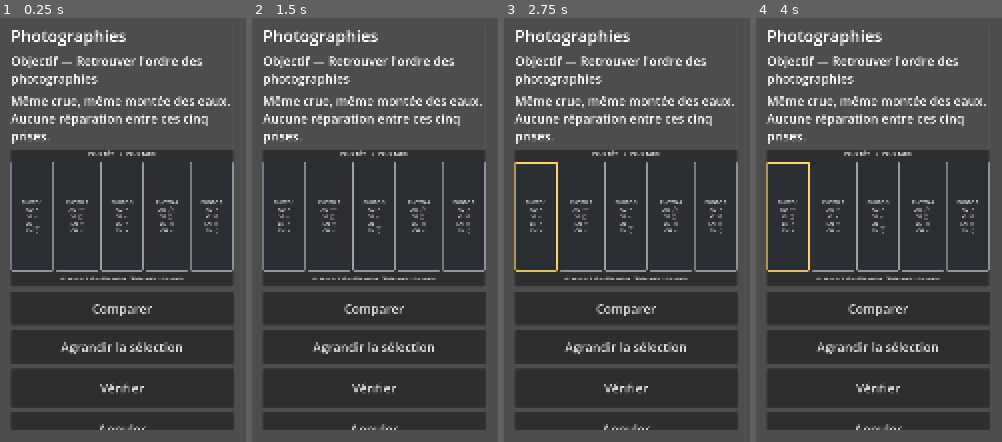
Above: before the commit, frames 1-4 (left to right).
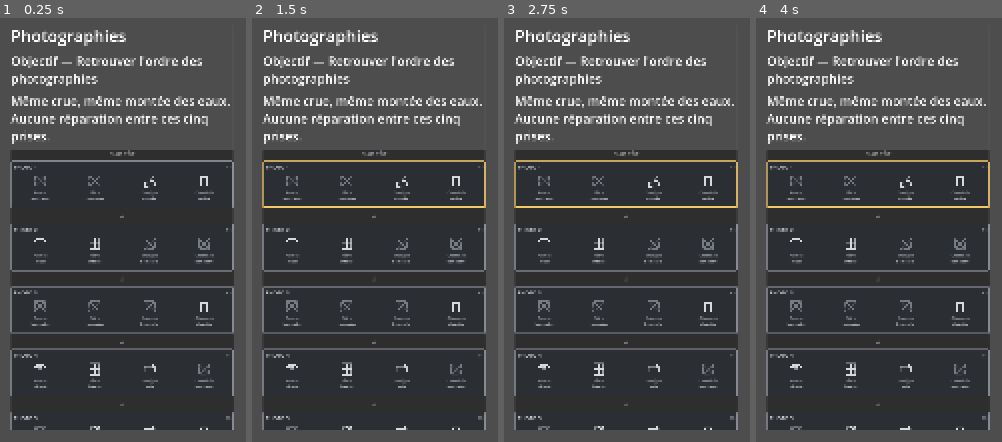
Above: after the commit, the same moments.

Repository: ln549283/project_4
Game: Godot game, scene res://scenes/puzzles/p02.tscn
Two runs of this game, one before a commit and one after it. Both use one fixed random seed, a clock stepped at 60 frames per second and the inputs below. This scene is started directly instead of the project's main scene.
Inputs (mouse positions are in pixels of both pictures, inside the frame that each line leads up to):
- Up to frame 1 (0.25 s): no input
- Up to frame 2 (1.5 s): click (283, 217) at 0.5 s, where only the run before the commit has a clickable "PHOTO 1 AU × VI × EN ▁ CH ▯"; click (375, 183) at 1.27 s
- Up to frame 3 (2.75 s): click (535, 217) at 2 s, where only the run before the commit has a clickable "PHOTO 1 AU × VI × EN × CH ⌁"
- Up to frame 4 (4 s): click (832, 217) at 2.75 s, where only the run before the commit has a clickable "PHOTO 2 AU ━━ VI □ EN × CH ×"; click (787, 217) at 3.5 s, where only the run before the commit has a clickable "PHOTO 1 AU ━━ VI □ EN × CH ×"

The runs differ from the first frame. In frame 1, 11% of the frame differs, in the area x 4-96%, y 31-98%; in frame 2, 12%; in frame 3, 12%; in frame 4, 12%.

Commit message:
Make P02 photo clues readable on mobile

Diff:
--- /dev/null
+++ b/assets/greybox/p02/awning_0.svg
@@ -0,0 +1 @@
+<svg xmlns="http://www.w3.org/2000/svg" width="96" height="96" viewBox="0 0 96 96"><g fill="none" stroke="#d7d9dc" stroke-width="7" stroke-linecap="round"><path d="M18 38h60"/><path d="M25 38v34"/><path d="M18 38l8-15h44l8 15"/></g></svg>
--- /dev/null
+++ b/assets/greybox/p02/awning_1.svg
@@ -0,0 +1 @@
+<svg xmlns="http://www.w3.org/2000/svg" width="96" height="96" viewBox="0 0 96 96"><g fill="none" stroke="#d7d9dc" stroke-width="7" stroke-linecap="round" stroke-linejoin="round"><path d="M18 38h22l8 13 8-18 8 8h14"/><path d="M25 38v34"/><path d="M18 38l8-15h44l8 15"/></g></svg>
--- /dev/null
+++ b/assets/greybox/p02/chimney_0.svg
@@ -0,0 +1 @@
+<svg xmlns="http://www.w3.org/2000/svg" width="96" height="96" viewBox="0 0 96 96"><g fill="none" stroke="#d7d9dc" stroke-width="7" stroke-linejoin="round"><path d="M31 78V24h34v54"/><path d="M26 24h44"/></g></svg>
--- /dev/null
+++ b/assets/greybox/p02/chimney_1.svg
@@ -0,0 +1 @@
+<svg xmlns="http://www.w3.org/2000/svg" width="96" height="96" viewBox="0 0 96 96"><g fill="none" stroke="#d7d9dc" stroke-width="7" stroke-linejoin="round"><path d="M31 78V32l10-8 9 7 7-12 8 8v51"/><path d="M27 31l14-7 9 7 7-12 12 10"/></g></svg>
--- /dev/null
+++ b/assets/greybox/p02/missing.svg
@@ -0,0 +1 @@
+<svg xmlns="http://www.w3.org/2000/svg" width="96" height="96" viewBox="0 0 96 96"><g fill="none" stroke="#777b82" stroke-width="6" stroke-linecap="round" stroke-dasharray="8 7"><rect x="17" y="17" width="62" height="62" rx="4"/></g><g stroke="#777b82" stroke-width="7" stroke-linecap="round"><path d="M26 26l44 44M70 26L26 70"/></g></svg>
--- /dev/null
+++ b/assets/greybox/p02/pane_0.svg
@@ -0,0 +1 @@
+<svg xmlns="http://www.w3.org/2000/svg" width="96" height="96" viewBox="0 0 96 96"><g fill="none" stroke="#d7d9dc" stroke-width="7"><rect x="20" y="16" width="56" height="64" rx="2"/><path d="M48 16v64M20 48h56"/></g></svg>
--- /dev/null
+++ b/assets/greybox/p02/pane_1.svg
@@ -0,0 +1 @@
+<svg xmlns="http://www.w3.org/2000/svg" width="96" height="96" viewBox="0 0 96 96"><g fill="none" stroke="#d7d9dc" stroke-width="7" stroke-linecap="round"><rect x="20" y="16" width="56" height="64" rx="2"/><path d="M22 22l52 56M74 20L22 76M48 16l-5 25 10 8-8 31"/></g></svg>
--- /dev/null
+++ b/assets/greybox/p02/sign_0.svg
@@ -0,0 +1 @@
+<svg xmlns="http://www.w3.org/2000/svg" width="96" height="96" viewBox="0 0 96 96"><g fill="none" stroke="#d7d9dc" stroke-width="7" stroke-linecap="round"><path d="M28 18v15M68 18v15"/><rect x="18" y="32" width="60" height="34" rx="3"/></g></svg>
--- /dev/null
+++ b/assets/greybox/p02/sign_1.svg
@@ -0,0 +1 @@
+<svg xmlns="http://www.w3.org/2000/svg" width="96" height="96" viewBox="0 0 96 96"><g fill="none" stroke="#d7d9dc" stroke-width="7" stroke-linecap="round"><path d="M28 18v18"/><path d="M68 18l-10 28"/><rect x="20" y="54" width="58" height="25" rx="3" transform="rotate(-8 49 66)"/></g></svg>
--- a/src/ui/p02_photo_board.gd
+++ b/src/ui/p02_photo_board.gd
@@ -7,6 +7,22 @@
 const SELECTED := Color(1.0, 0.82, 0.42, 1.0)
 const COMPARE := Color(0.48, 0.78, 0.90, 1.0)
 const CARD_BG := Color(0.17, 0.18, 0.20, 1.0)
+const TEXT := Color(0.90, 0.91, 0.93, 1.0)
+const MUTED := Color(0.68, 0.70, 0.73, 1.0)
+
+const DETAIL_ORDER := ["awning", "pane", "sign", "chimney"]
+const DETAIL_LABELS := {
+	"awning": "Auvent",
+	"pane": "Vitre",
+	"sign": "Enseigne",
+	"chimney": "Cheminée",
+}
+const STATE_LABELS := {
+	"awning": ["intact", "déchiré"],
+	"pane": ["intacte", "brisée"],
+	"sign": ["fixée", "tombée"],
+	"chimney": ["entière", "ébréchée"],
+}
 
 var order: Array = []
 var observations: Dictionary = {}
@@ -14,10 +30,10 @@
 var compare_indices: Array = []
 
 func _init() -> void:
-	custom_minimum_size = Vector2(0, 600)
+	custom_minimum_size = Vector2(0, 1280)
 	size_flags_horizontal = Control.SIZE_EXPAND_FILL
 	size_flags_vertical = Control.SIZE_SHRINK_BEGIN
-	add_theme_constant_override("separation", 18)
+	add_theme_constant_override("separation", 14)
 
 func configure(new_order: Array, new_observations: Dictionary, new_selected: int, new_compare: Array) -> void:
 	order = new_order.duplicate()
@@ -35,42 +51,121 @@
 		remove_child(child)
 		child.queue_free()
 
-	var direction := Label.new()
-	direction.text = "PLUS TÔT   →   PLUS TARD"
-	direction.horizontal_alignment = HORIZONTAL_ALIGNMENT_CENTER
-	direction.add_theme_font_size_override("font_size", 24)
-	direction.mouse_filter = Control.MOUSE_FILTER_IGNORE
-	add_child(direction)
-
-	var strip := HBoxContainer.new()
-	strip.custom_minimum_size = Vector2(0, 480)
-	strip.size_flags_horizontal = Control.SIZE_EXPAND_FILL
-	strip.add_theme_constant_override("separation", 10)
-	add_child(strip)
+	var earlier := Label.new()
+	earlier.text = "PLUS TÔT"
+	earlier.horizontal_alignment = HORIZONTAL_ALIGNMENT_CENTER
+	earlier.add_theme_font_size_override("font_size", 24)
+	earlier.add_theme_color_override("font_color", MUTED)
+	earlier.mouse_filter = Control.MOUSE_FILTER_IGNORE
+	add_child(earlier)
 
 	for i in range(order.size()):
-		var photo_id := str(order[i])
-		var obs: Dictionary = observations.get(photo_id, {})
-		var card := Button.new()
-		card.text = _card_text(i, obs)
-		card.autowrap_mode = TextServer.AUTOWRAP_WORD_SMART
-		card.custom_minimum_size = Vector2(0, 470)
-		card.size_flags_horizontal = Control.SIZE_EXPAND_FILL
-		card.size_flags_stretch_ratio = 1.0
-		card.focus_mode = Control.FOCUS_ALL
-		card.add_theme_font_size_override("font_size", 22)
-		card.add_theme_constant_override("outline_size", 0)
-		_apply_card_style(card, i)
-		card.pressed.connect(_emit_photo.bind(i))
-		strip.add_child(card)
-
-	var legend := Label.new()
-	legend.text = "AU auvent · VI vitre · EN enseigne · CH cheminée · × hors cadre"
-	legend.horizontal_alignment = HORIZONTAL_ALIGNMENT_CENTER
-	legend.autowrap_mode = TextServer.AUTOWRAP_WORD_SMART
-	legend.add_theme_font_size_override("font_size", 18)
-	legend.mouse_filter = Control.MOUSE_FILTER_IGNORE
-	add_child(legend)
+		add_child(_make_photo_card(i, str(order[i]), observations.get(str(order[i]), {})))
+		if i < order.size() - 1:
+			var arrow := Label.new()
+			arrow.text = "↓"
+			arrow.horizontal_alignment = HORIZONTAL_ALIGNMENT_CENTER
+			arrow.add_theme_font_size_override("font_size", 28)
+			arrow.add_theme_color_override("font_color", MUTED)
+			arrow.mouse_filter = Control.MOUSE_FILTER_IGNORE
+			add_child(arrow)
+
+	var later := Label.new()
+	later.text = "PLUS TARD"
+	later.horizontal_alignment = HORIZONTAL_ALIGNMENT_CENTER
+	later.add_theme_font_size_override("font_size", 24)
+	later.add_theme_color_override("font_color", MUTED)
+	later.mouse_filter = Control.MOUSE_FILTER_IGNORE
+	add_child(later)
+
+func _make_photo_card(index: int, photo_id: String, obs: Dictionary) -> Button:
+	var card := Button.new()
+	card.custom_minimum_size = Vector2(0, 208)
+	card.size_flags_horizontal = Control.SIZE_EXPAND_FILL
+	card.focus_mode = Control.FOCUS_ALL
+	card.pressed.connect(_emit_photo.bind(index))
+	_apply_card_style(card, index)
+
+	var margin := MarginContainer.new()
+	margin.set_anchors_and_offsets_preset(Control.PRESET_FULL_RECT)
+	margin.offset_left = 12
+	margin.offset_top = 10
+	margin.offset_right = -12
+	margin.offset_bottom = -10
+	margin.mouse_filter = Control.MOUSE_FILTER_IGNORE
+	card.add_child(margin)
+
+	var body := VBoxContainer.new()
+	body.size_flags_horizontal = Control.SIZE_EXPAND_FILL
+	body.add_theme_constant_override("separation", 8)
+	body.mouse_filter = Control.MOUSE_FILTER_IGNORE
+	margin.add_child(body)
+
+	var header := HBoxContainer.new()
+	header.size_flags_horizontal = Control.SIZE_EXPAND_FILL
+	header.mouse_filter = Control.MOUSE_FILTER_IGNORE
+	body.add_child(header)
+
+	var number := Label.new()
+	number.text = "PHOTO %d" % (index + 1)
+	number.size_flags_horizontal = Control.SIZE_EXPAND_FILL
+	number.add_theme_font_size_override("font_size", 24)
+	number.add_theme_color_override("font_color", TEXT)
+	number.mouse_filter = Control.MOUSE_FILTER_IGNORE
+	header.add_child(number)
+
+	var source := Label.new()
+	source.text = photo_id
+	source.add_theme_font_size_override("font_size", 18)
+	source.add_theme_color_override("font_color", MUTED)
+	source.mouse_filter = Control.MOUSE_FILTER_IGNORE
+	header.add_child(source)
+
+	var details := HBoxContainer.new()
+	details.size_flags_horizontal = Control.SIZE_EXPAND_FILL
+	details.add_theme_constant_override("separation", 8)
+	details.mouse_filter = Control.MOUSE_FILTER_IGNORE
+	body.add_child(details)
+
+	for detail in DETAIL_ORDER:
+		details.add_child(_make_detail_cell(detail, obs))
+
+	return card
+
+func _make_detail_cell(detail: String, obs: Dictionary) -> VBoxContainer:
+	var cell := VBoxContainer.new()
+	cell.size_flags_horizontal = Control.SIZE_EXPAND_FILL
+	cell.size_flags_stretch_ratio = 1.0
+	cell.add_theme_constant_override("separation", 4)
+	cell.mouse_filter = Control.MOUSE_FILTER_IGNORE
+
+	var icon := TextureRect.new()
+	icon.custom_minimum_size = Vector2(72, 72)
+	icon.size_flags_horizontal = Control.SIZE_EXPAND_FILL
+	icon.expand_mode = TextureRect.EXPAND_IGNORE_SIZE
+	icon.stretch_mode = TextureRect.STRETCH_KEEP_ASPECT_CENTERED
+	icon.texture = load(_icon_path(detail, obs)) as Texture2D
+	icon.mouse_filter = Control.MOUSE_FILTER_IGNORE
+	cell.add_child(icon)
+
+	var label := Label.new()
+	label.text = str(DETAIL_LABELS[detail])
+	label.horizontal_alignment = HORIZONTAL_ALIGNMENT_CENTER
+	label.add_theme_font_size_override("font_size", 16)
+	label.add_theme_color_override("font_color", MUTED)
+	label.mouse_filter = Control.MOUSE_FILTER_IGNORE
+	cell.add_child(label)
+
+	var state := Label.new()
+	state.text = _state_label(detail, obs)
+	state.horizontal_alignment = HORIZONTAL_ALIGNMENT_CENTER
+	state.autowrap_mode = TextServer.AUTOWRAP_WORD_SMART
+	state.add_theme_font_size_override("font_size", 15)
+	state.add_theme_color_override("font_color", TEXT)
+	state.mouse_filter = Control.MOUSE_FILTER_IGNORE
+	cell.add_child(state)
+
+	return cell
 
 func _emit_photo(index: int) -> void:
 	photo_pressed.emit(index)
@@ -94,32 +189,14 @@
 		style.corner_radius_top_right = 4
 		style.corner_radius_bottom_left = 4
 		style.corner_radius_bottom_right = 4
-		style.content_margin_left = 8
-		style.content_margin_right = 8
-		style.content_margin_top = 14
-		style.content_margin_bottom = 14
 		card.add_theme_stylebox_override(state, style)
 
-func _card_text(index: int, obs: Dictionary) -> String:
-	return "PHOTO %d\n\nAU  %s\n\nVI  %s\n\nEN  %s\n\nCH  %s" % [
-		index + 1,
-		_symbol_for("awning", obs),
-		_symbol_for("pane", obs),
-		_symbol_for("sign", obs),
-		_symbol_for("chimney", obs),
-	]
-
-func _symbol_for(detail: String, obs: Dictionary) -> String:
+func _icon_path(detail: String, obs: Dictionary) -> String:
 	if not obs.has(detail):
-		return "×"
-	var state := int(obs[detail])
-	match detail:
-		"awning":
-			return "━━" if state == 0 else "╱╲"
-		"pane":
-			return "□" if state == 0 else "☒"
-		"sign":
-			return "▭" if state == 0 else "▁"
-		"chimney":
-			return "▯" if state == 0 else "⌁"
-	return "?"
+		return "res://assets/greybox/p02/missing.svg"
+	return "res://assets/greybox/p02/%s_%d.svg" % [detail, int(obs[detail])]
+
+func _state_label(detail: String, obs: Dictionary) -> String:
+	if not obs.has(detail):
+		return "hors cadre"
+	return str(STATE_LABELS[detail][int(obs[detail])])
--- a/tests/ui/early_puzzles_test.gd
+++ b/tests/ui/early_puzzles_test.gd
@@ -20,6 +20,14 @@
 	_expect(ResourceLoader.exists("res://scenes/puzzles/p02.tscn"), "p02 scene exists")
 	_expect(ResourceLoader.exists("res://src/ui/p01_panorama_board.gd"), "p01 visual greybox exists")
 	_expect(ResourceLoader.exists("res://src/ui/p02_photo_board.gd"), "p02 visual greybox exists")
+	for icon_path in [
+		"res://assets/greybox/p02/awning_0.svg", "res://assets/greybox/p02/awning_1.svg",
+		"res://assets/greybox/p02/pane_0.svg", "res://assets/greybox/p02/pane_1.svg",
+		"res://assets/greybox/p02/sign_0.svg", "res://assets/greybox/p02/sign_1.svg",
+		"res://assets/greybox/p02/chimney_0.svg", "res://assets/greybox/p02/chimney_1.svg",
+		"res://assets/greybox/p02/missing.svg",
+	]:
+		_expect(ResourceLoader.exists(icon_path), "p02 greybox icon exists: " + icon_path)
 	_expect(not state.open_box().get("ok", true), "box refuses while latches closed")
 	_expect(state.toggle_latch(0).get("ok", false), "left latch toggles")
 	_expect(not state.open_box().get("ok", true), "one latch still blocks")
